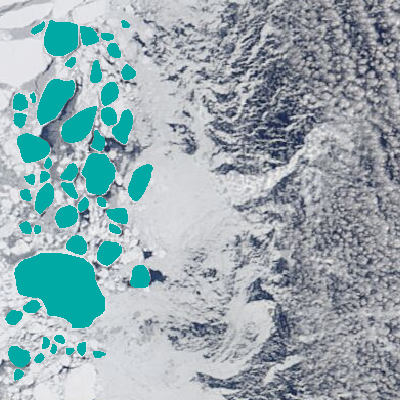
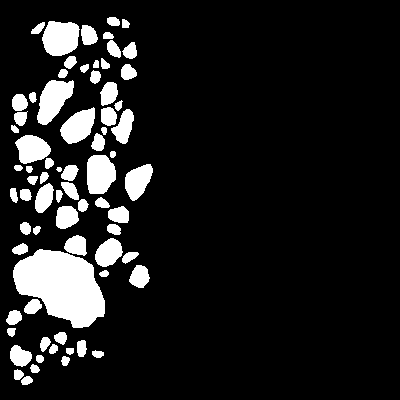
Before/after of a 400px x 400px layered artwork. What changed in the layer stack:
added layer "ice floes" (1st of 2) above "ice floes" over 0, 0, 400, 400
showed "ice floes" (2nd of 2), moved it above "Layer 2", painted on it, masked it over 0, 0, 400, 400
renamed "ice floes" to "ice floes alternate", hid it over 5, 20, 153, 381
